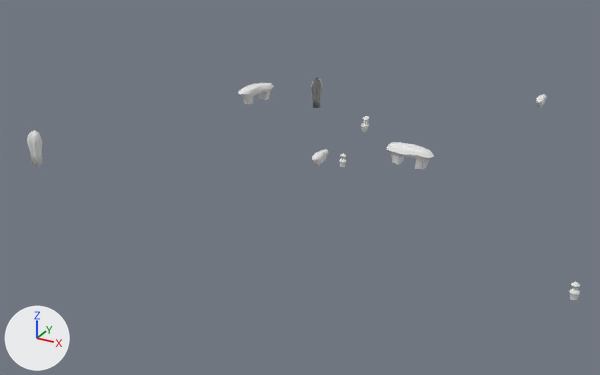
The glTF model assets/models/rocks.gltf, before and after one commit.
Camera for both pictures: a 50 mm camera at (1056.0, -2173.0, 958.0) aimed at (-172.0, 59.0, -157.0). Arrows for +X, +Y and +Z are at lower left; the lights stay in place. Vertices at the same position are counted once.

Names of what the first picture shows: 'Rock', 'Rock.003', 'Rock.005', 'Rock.006', 'Rock.007', 'Rock.008', 'Rock.009', 'Rock.010'.
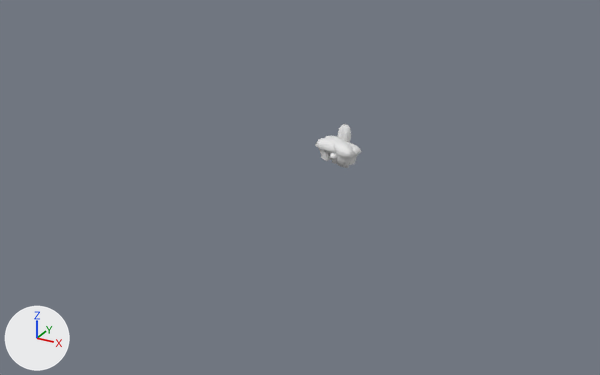
Pixel boxes (x1, y1, x2, y2) of what changed, in the pictures (600 x 375 px; the box of a moved part takes in the faces that stretch with it):
```json
{"object": "Rock.003", "change": "moved, turned", "before": [387, 142, 434, 169], "after": [315, 138, 362, 165]}
{"object": "Rock.006", "change": "reshaped, moved, turned", "before": [311, 78, 323, 108], "after": [325, 136, 355, 168]}
{"object": "Rock.007", "change": "deleted", "before": [238, 83, 274, 104]}
{"object": "Rock.010", "change": "deleted", "before": [27, 130, 43, 166]}
{"object": "Rock", "change": "moved", "before": [312, 149, 329, 166], "after": [330, 153, 337, 164]}
{"object": "Rock.001", "change": "moved, turned", "after": [337, 124, 351, 143], "on screen": "not visible before"}
{"object": "Rock.009", "change": "deleted", "before": [569, 282, 580, 300]}
{"object": "Rock.008", "change": "deleted", "before": [536, 94, 547, 107]}
{"object": "Rock.005", "change": "moved", "before": [361, 116, 369, 132], "on screen": "not visible afterwards"}
{"part": 1, "of": "me_cylinder_001", "change": "moved or reshaped", "before": [27, 78, 323, 166], "after": [337, 124, 351, 143]}
{"part": 2, "of": "me_cylinder_003", "change": "moved or reshaped", "before": [238, 83, 434, 169], "after": [315, 138, 362, 165]}
```

Edits to the scene script, one JSON object a line:
```json
{"op": "add", "block": "mat_erodedsmoothrock_008", "code": ["mat_erodedsmoothrock_008 = principled_material('ErodedSmoothRock.008')", "mat_erodedsmoothrock_008.base_color = (0.8, 0.8, 0.8)  # white #e7e7e7"]}
{"block": "me_cylinder_001", "where": "me_cylinder_001.from_pydata(...)  # 144 vertices, 284 faces; spans x -24.7..19.0, y -20.7..21.2, z -32.9..80.1"}
{"block": "me_cylinder_001", "where": "# used by ob_rock_001; location = (-339.0, 494.0, 4.0); rotation_euler = (0.0, 0.0, -1.414), in degrees (0, 0, -81)"}
{"block": "me_cylinder_001", "change": "me_cylinder_001 part 1: the whole mesh is turned -81 degrees about the z axis through its middle, then moved by (6.3, 28.4, 24.3)"}
{"block": "me_cylinder_003", "where": "me_cylinder_003.from_pydata(...)  # 146 vertices, 274 faces; spans x -35.0..25.0, y -78.0..81.0, z -19.0..46.0"}
{"block": "me_cylinder_003", "where": "# used by ob_rock_003; location = (190.0, 117.0, -6.0); rotation_euler = (0.0, 0.0, 1.51), in degrees (0, 0, 87)"}
{"block": "me_cylinder_003", "change": "me_cylinder_003 part 2: the whole mesh is turned 86.5 degrees about the z axis through its middle, then moved by (4.0, -12.0, 13.0)"}
{"op": "add", "block": "me_cylinder_041", "code": ["me_cylinder_041 = bpy.data.meshes.new('Cylinder.041')", "me_cylinder_041.from_pydata(...)  # 144 vertices, 284 faces; spans x -70.1..74.9, y -74.1..48.7, z -3.1..65.4", "me_cylinder_041.materials.append(mat_erodedsmoothrock_008)  # its picture is missing"]}
{"op": "set", "path": "ob_rock.location", "old": "(-62.0, -7.0, -13.0)", "new": "(0.0, 0.0, 0.0)"}
{"op": "set", "path": "ob_rock_001.rotation_euler", "old": "(0.0, 0.0, -1.414)", "new": "(0.0, 0.0, 0.0)", "note": "degrees (0, 0, -81) -> degrees (0, 0, 0)"}
{"op": "set", "path": "ob_rock_001.location", "old": "(-339.0, 494.0, 4.0)", "new": "(0.0, 0.0, 0.0)"}
{"op": "set", "path": "ob_rock_003.rotation_euler", "old": "(0.0, 0.0, 1.51)", "new": "(0.0, 0.0, 0.0)", "note": "degrees (0, 0, 87) -> degrees (0, 0, 0)"}
{"op": "set", "path": "ob_rock_003.location", "old": "(190.0, 117.0, -6.0)", "new": "(0.0, 0.0, 0.0)"}
{"op": "set", "path": "ob_rock_005.location", "old": "(-62.0, -7.0, -13.0)", "new": "(0.0, 0.0, 0.0)"}
{"op": "set", "path": "ob_rock_006.rotation_euler", "old": "(0.0, 0.0, -1.414)", "new": "(0.0, 0.0, 0.0)", "note": "degrees (0, 0, -81) -> degrees (0, 0, 0)"}
{"op": "set", "path": "ob_rock_006", "old": "bpy.data.objects.new('Rock.006', me_cylinder_001)", "new": "bpy.data.objects.new('Rock.006', me_cylinder_041)"}
{"op": "set", "path": "ob_rock_006.location", "old": "(-339.0, 494.0, 4.0)", "new": "(0.0, 0.0, 0.0)"}
{"op": "remove", "block": "ob_rock_007", "code": ["ob_rock_007 = bpy.data.objects.new('Rock.007', me_cylinder_003)", "ob_rock_007.location = (-573.0, 440.0, -6.0)", "ob_rock_007.rotation_euler = (0.0, 0.0, -0.385)  # degrees (0, 0, -22)"]}
{"op": "remove", "block": "ob_rock_008", "code": ["ob_rock_008 = bpy.data.objects.new('Rock.008', me_cylinder)", "ob_rock_008.location = (401.0, 912.0, -13.0)"]}
{"op": "remove", "block": "ob_rock_009", "code": ["ob_rock_009 = bpy.data.objects.new('Rock.009', me_cylinder_002)", "ob_rock_009.location = (817.0, -464.0, -13.0)", "ob_rock_009.rotation_euler = (0.0, 0.0, 0.428)  # degrees (0, 0, 25)"]}
{"op": "remove", "block": "ob_rock_010", "code": ["ob_rock_010 = bpy.data.objects.new('Rock.010', me_cylinder_001)", "ob_rock_010.location = (-839.0, -441.0, 4.0)", "ob_rock_010.rotation_euler = (0.0, 0.0, -1.414)  # degrees (0, 0, -81)"]}
```
